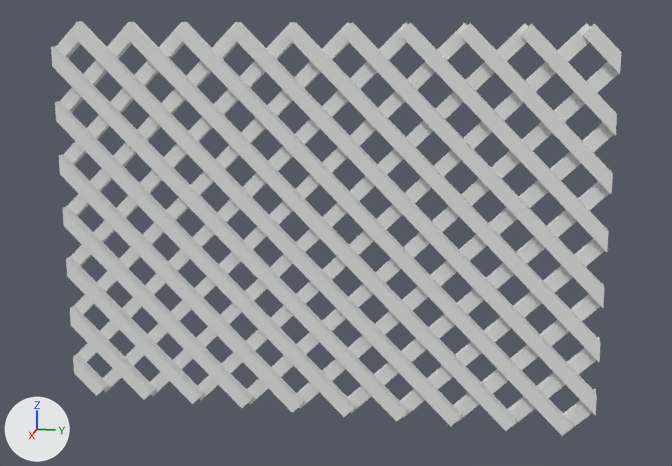
Two versions of the Blender file Exterior/_City/Lattice/Lattice.blend, one commit apart.
One viewpoint serves both versions: a 50 mm camera at (32.3, 7.0, 7.9) aimed at (0.0, 0.5, -0.2). The axes (+X, +Y, +Z) are drawn at lower left. The lights are the same throughout. Materials are left out; every surface is plain grey.

The first picture shows 'Lattice'.
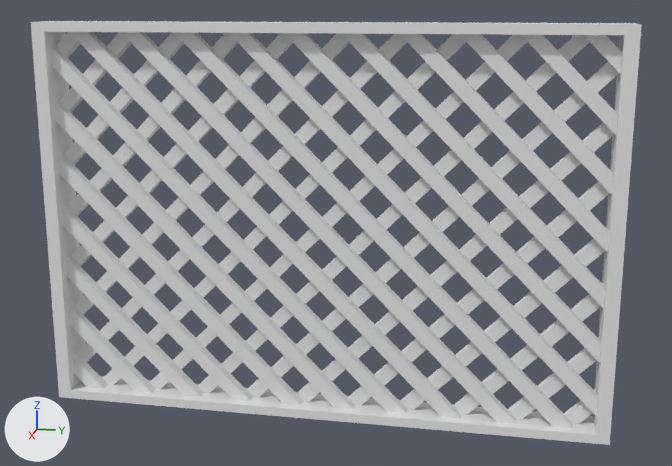
The newer file is also rescaled (x0.25) as a whole; pictures and numbers use the older file's frame.

Where the change shows, as pixel boxes (x1, y1, x2, y2) in the pictures (672 x 466 px):
'Lattice', reshaped (7% wider): before (51, 21, 622, 436); after (31, 21, 642, 445)
part 1 of me_latticemodel, added: after (31, 21, 642, 445)
part 2 of me_latticemodel, cut back: before (69, 21, 622, 436); after (69, 32, 622, 428)

Patch to the scene script:
```diff
--- a/Exterior/_City/Lattice/Lattice.blend.py
+++ b/Exterior/_City/Lattice/Lattice.blend.py
@@ me_latticemodel @@
 # used by ob_lattice; location = (0.0, 0.0, 0.0)
-me_latticemodel.from_pydata(...)  # 797 vertices, 325 faces; spans x -0.4..0.4, y -10.0..10.0, z -7.2..7.2
+me_latticemodel.from_pydata(...)  # 819 vertices, 283 faces; spans x -0.8..0.8, y -10.5..10.5, z -7.2..7.2
+# me_latticemodel part 1: a new loose piece of 16 vertices spanning x -0.8..0.8, y -10.5..10.5, z -7.2..7.2
+# me_latticemodel part 2
+# 37 vertices are removed from x -0.4..0.4, y -6.9..10.0, z -7.2..7.2
+# 123 faces are deleted
+# 14 vertices in x 0.0..0.4, y -9.1..4.9, z -7.2 move by (0.0, -0.4, 0.3)
+# 13 vertices in x -0.4..0.0, y -9.1..6.9, z 7.2 move by (0.0, -0.4, -0.3)
+# 12 vertices in x -0.4..0.0, y -6.9..9.1, z -7.2 move by (0.0, 0.4, 0.3)
+# 11 vertices in x 0.0..0.4, y -4.9..7.1, z 7.2 move by (0.0, 0.4, -0.3)
+# 4 vertices in x 0.0, y 3.0..9.0, z 7.1 move by (0.0, 0.3, -0.2)
+# 4 vertices in x 0.0, y 3.0..9.0, z 7.1 move by (0.0, -0.2, -0.2)
+# 8 vertices move from x -0.4..0.4, y -8.9..8.9, z -7.2..7.2 to x -0.4..0.4, y -8.6..8.6, z -6.9..6.9
+# 17 vertices are added at x -0.4..0.4, y -6.5..9.5, z -6.9..6.9
+# 14 new vertices lie (0.4, 0.0, 0.0) away from vertices in x -0.4..0.0, y -0.9..9.1, z -7.2..7.2
+# 12 new vertices lie (-0.4, 0.0, 0.0) away from vertices in x 0.0..0.4, y 1.0..9.0, z -7.2..7.2
+# 65 new faces join them
```
